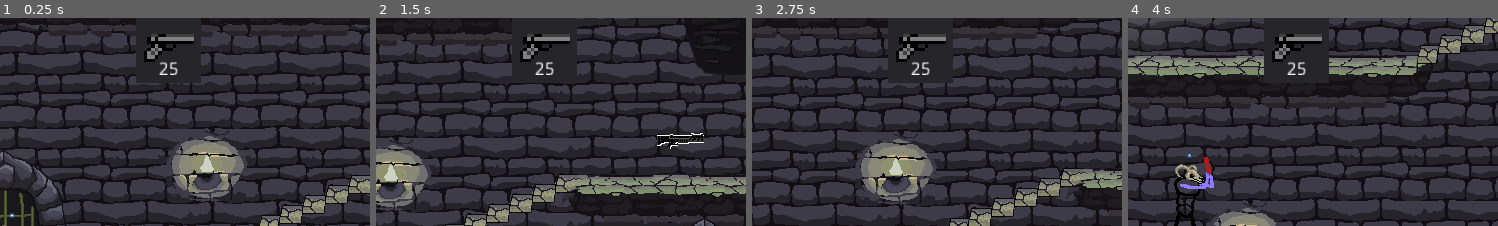
Above: before the commit, frames 1-4 (left to right).
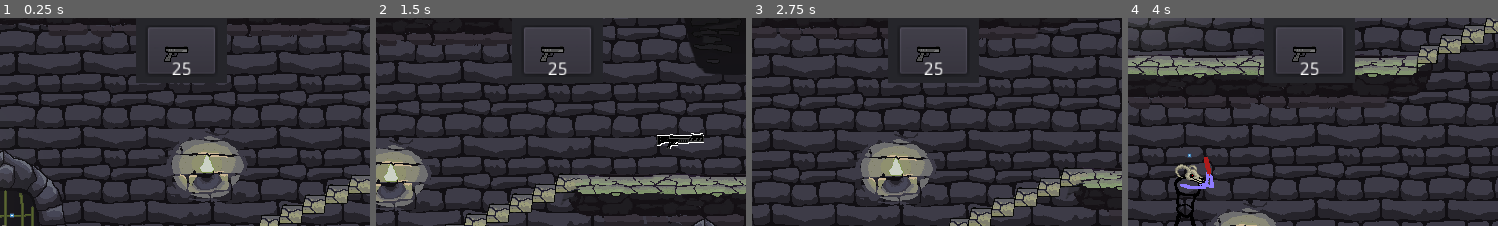
Above: after the commit, the same moments.

Repository: IgorBayerl/godot-game-liliths-crusade
Game: Godot game, scene res://src/Scenes/Main.tscn
Same seed, same stepped clock (60 frames per second), same inputs: the game is played once before the commit and once after it. The engine's default icon, where the game draws it, is replaced by a stand-in: a white triangle on a blue panel in a dark square.
Inputs (mouse positions are % of the whole screen's width and height, from its top left):
- Up to frame 1 (0.25 s): no input
- Up to frame 2 (1.5 s): move the mouse to (72, 45) at 0.52 s; hold Right (move_RIGHT) 0.53-1.25 s; tap 1 (Gun_1) at 0.6 s; click (72, 45) at 0.67 s; tap Space (jump) at 0.77 s; drag from (30, 55) to (60, 71) at 1.27 s
- Up to frame 3 (2.75 s): move the mouse to (60, 28) at 2.02 s; hold Left (move_LEFT) from 2.03 s (still down); tap 3 (Gun_3) at 2.1 s
- Up to frame 4 (4 s): release Left (move_LEFT) at 2.75 s; drag from (45, 70) to (20, 35) at 2.77 s; move the mouse to (80, 65) at 3.52 s; hold Right (move_RIGHT) from 3.53 s (still down); tap X (interact) at 3.6 s; tap Space (jump) at 3.77 s
The pictures show only the part of the screen within x 48-98%, y 0-50%; the shares and areas given below are measured in that part.

The runs differ from the first frame. In frame 1, 3.3% of the frame differs, in the area x 38-62%, y 2-32%; in frame 2, 3.0%; in frame 3, 3.0%; in frame 4, 3.6%, in the area x 38-62%, y 0-28%.

Commit message:
Guns Bar

Diff:
--- a/src/Interface/gunSlot.tscn
+++ b/src/Interface/gunSlot.tscn
@@ -1,13 +1,42 @@
-[gd_scene load_steps=2 format=2]
+[gd_scene load_steps=5 format=2]
 
-[ext_resource path="res://src/Assets/Sprites/pistol.png" type="Texture" id=1]
+[ext_resource path="res://src/Sprites/armas/Rifle.png" type="Texture" id=1]
+[ext_resource path="res://src/Sprites/armas/pistola.png" type="Texture" id=2]
+[ext_resource path="res://src/Sprites/armas/Chamas.png" type="Texture" id=3]
+
+[sub_resource type="SpriteFrames" id=1]
+animations = [ {
+"frames": [ ExtResource( 2 ), ExtResource( 1 ), ExtResource( 3 ) ],
+"loop": false,
+"name": "default",
+"speed": 0.0
+} ]
 
 [node name="ListItem" type="Panel"]
 margin_right = 108.0
-margin_bottom = 70.0
+margin_bottom = 75.0
 __meta__ = {
 "_edit_use_anchors_": false
 }
+
+[node name="PanelContainer" type="PanelContainer" parent="."]
+anchor_left = 0.5
+anchor_top = 0.5
+anchor_right = 0.5
+anchor_bottom = 0.5
+margin_left = -28.0
+margin_top = -20.0
+margin_right = 28.0
+margin_bottom = 20.0
+__meta__ = {
+"_edit_use_anchors_": false
+}
+
+[node name="AnimatedSprite" type="AnimatedSprite" parent="PanelContainer"]
+position = Vector2( 27.9087, 19.4526 )
+scale = Vector2( 0.925085, 0.925085 )
+frames = SubResource( 1 )
+frame = 1
 
 [node name="Bullets" type="Label" parent="."]
 anchor_left = 0.5
@@ -23,18 +52,3 @@
 __meta__ = {
 "_edit_use_anchors_": false
 }
-
-[node name="GunSprite" type="TextureRect" parent="."]
-anchor_left = 0.5
-anchor_top = 0.5
-anchor_right = 0.5
-anchor_bottom = 0.5
-margin_left = -19.0
-margin_top = -13.0
-margin_right = 20.0
-margin_bottom = 9.0
-texture = ExtResource( 1 )
-expand = true
-__meta__ = {
-"_edit_use_anchors_": false
-}
--- a/src/Scripts/Guns_Bar.gd
+++ b/src/Scripts/Guns_Bar.gd
@@ -7,10 +7,12 @@
 
 
 func addItem( value ):
+
 	var item = ListItem.instance()
 	listIndex += 1
 	item.get_node("Bullets").text = str(value)
-	item.rect_min_size = Vector2(50,50)
+	item.get_node("PanelContainer/AnimatedSprite").set_frame(listIndex-1)
+	item.rect_min_size = Vector2(70,50)
 	$list.add_child(item)
 
 func setAmmo( gun , quantidade ):
